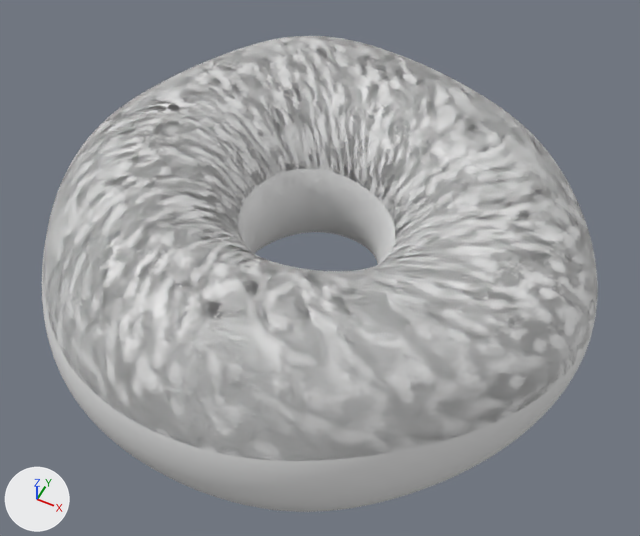
Two versions of the Blender file Donut.blend, one commit apart.
Camera for both pictures: a camera (50 mm lens) standing at (0.0504, -0.0974, 0.1175) and looking at (0.0026, -0.0019, -0.0019). The lights are fixed; the arrows at lower left show +X, +Y and +Z.

The first picture shows 'Donut', 'Icing'.
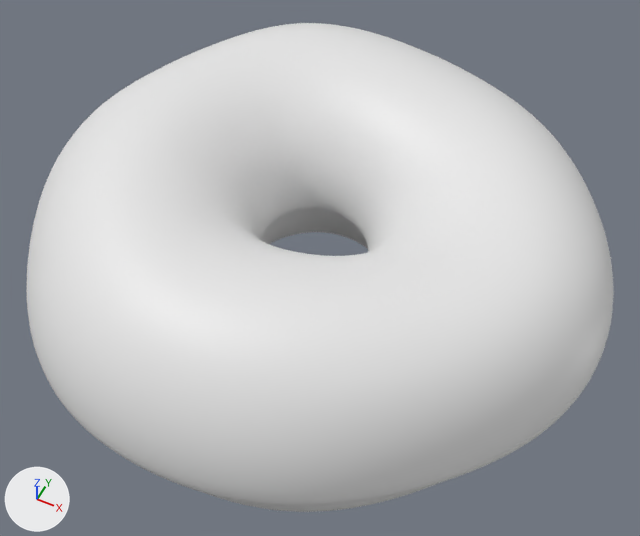
The edits, one by one:
Object 'Icing' (ob_icing) has a SOLIDIFY modifier named 'Solidify'.
Modifier setting removed (it was offset = 1.0).

What differs and where, as boxes [x1, y1, x2, y2] in the pictures (640 x 536 px):
'Icing', modifiers changed (9% taller): before [42, 36, 598, 480]; after [26, 23, 614, 506]
'Donut', unchanged, covered by the edit: before [43, 36, 598, 512]; after [203, 209, 441, 512]
